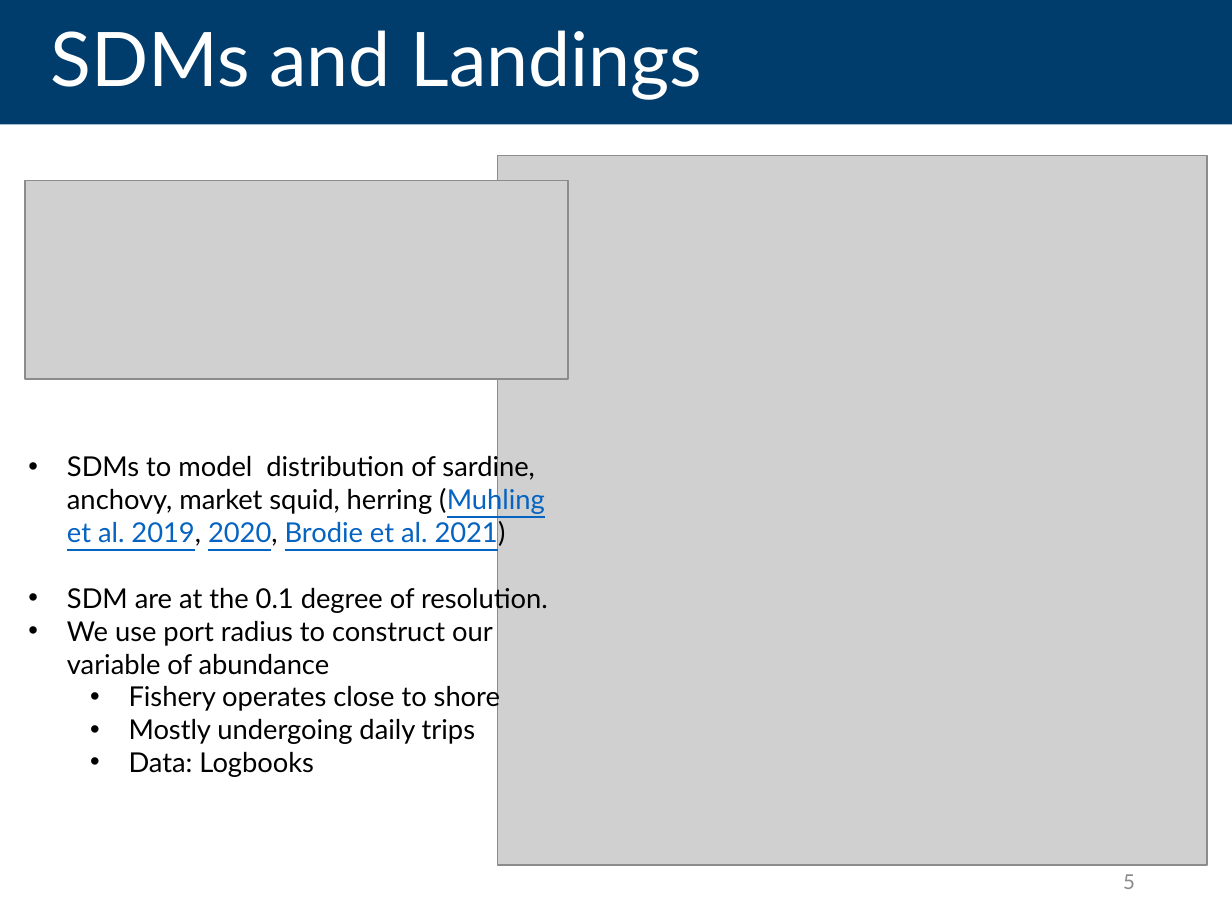
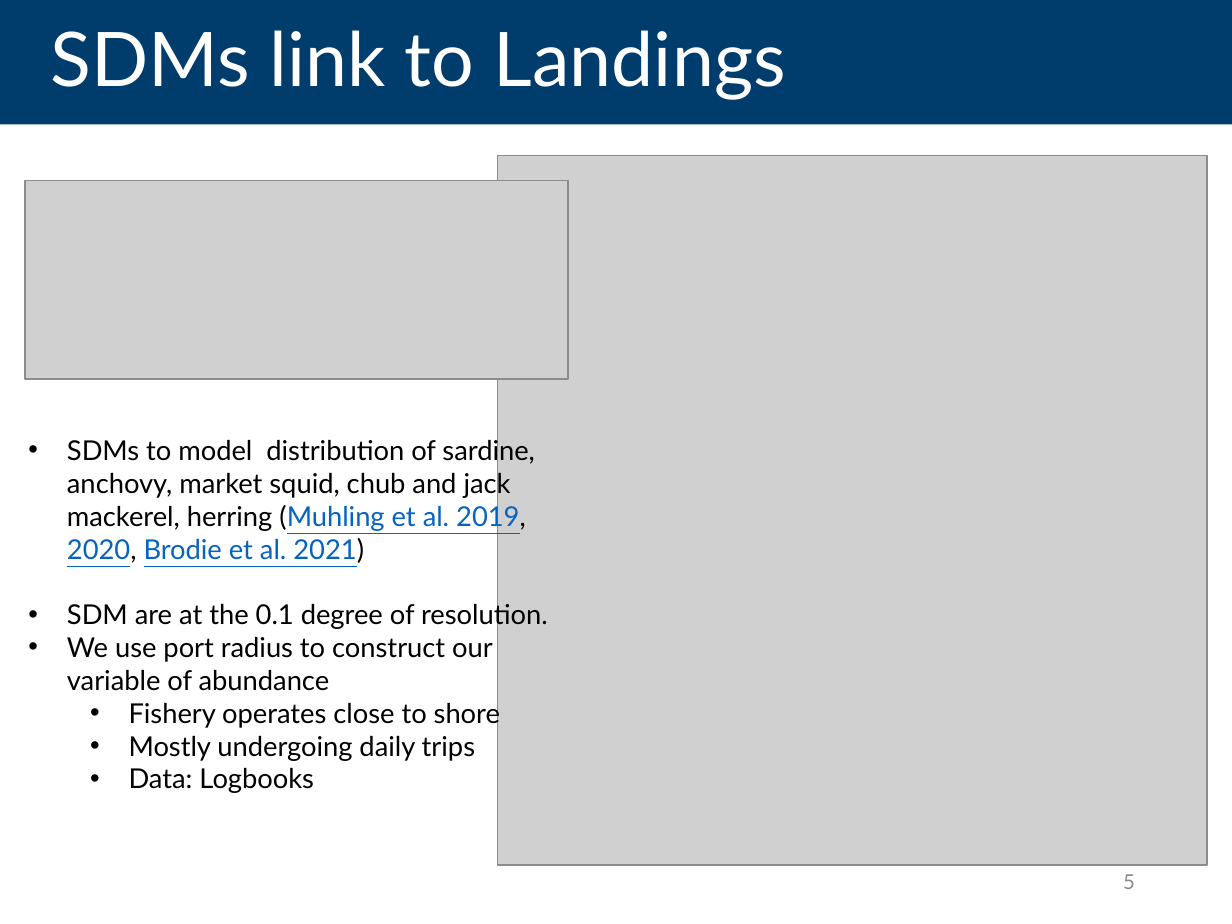
Before and after one commit to futureseas/EconAnalysis, a slide deck: slide 5 of Slides/slides_landing_FQE.pptx. Drawn at 1232x924 pixels with LibreOffice and Linux fonts; fonts in the diff are those of the drawing; grey boxes stand for pictures. Boxes give left, top, right and bottom in pixels: in the first picture for what was removed or moved away, otherwise in the second. Text is boxed around its words. In the diff, an @@ line names an element or a change of style, - is before the commit and + after.

```diff
--- a/Slides/slides_landing_FQE.pptx
+++ b/Slides/slides_landing_FQE.pptx
@@ text in rectangle at <box>51,30,786,99</box>: text changed @@
-SDMs and Landings
+SDMs link to Landings
@@ text "SDMs to model distribution of ...": place and size @@
-text "SDMs to model distribution of ..." at <box>67,453,548,777</box>
+text "SDMs to model distribution of ..." at <box>67,437,548,793</box>
@@ text at <box>67,437,534,563</box>: text changed @@
-• SDMs to model distribution of sardine, anchovy, market squid, herring (Muhling et al. 2019, 2020, Brodie et al. 2021)
+• SDMs to model distribution of sardine, anchovy, market squid, chub and jack mackerel, herring (Muhling et al. 2019, 2020, Brodie et al. 2021)
```
Also in this commit, not shown: 1 other slide changed.
